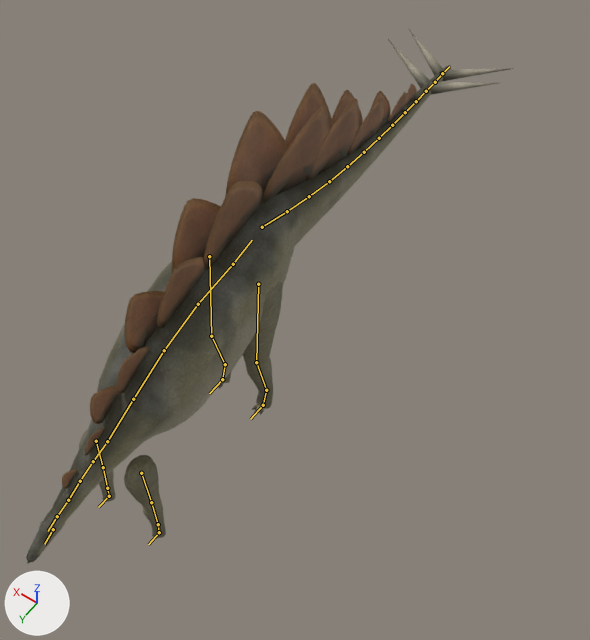
What one commit did to the glTF model assets/models/dinos/stegosaurus.gltf.
Both versions are drawn from a camera (50 mm lens) standing at (-3.29, 3.66, 7.5) and looking at (-0.49, -0.26, 1.35). The axes (+X, +Y, +Z) are drawn at lower left. The lights are the same throughout. The older version comes first. The bones that change, and the others that lie on the model, are drawn over the model as lines.

Objects in the first picture: 'stegosaurus_body', 'stegosaurus_body_eye'.
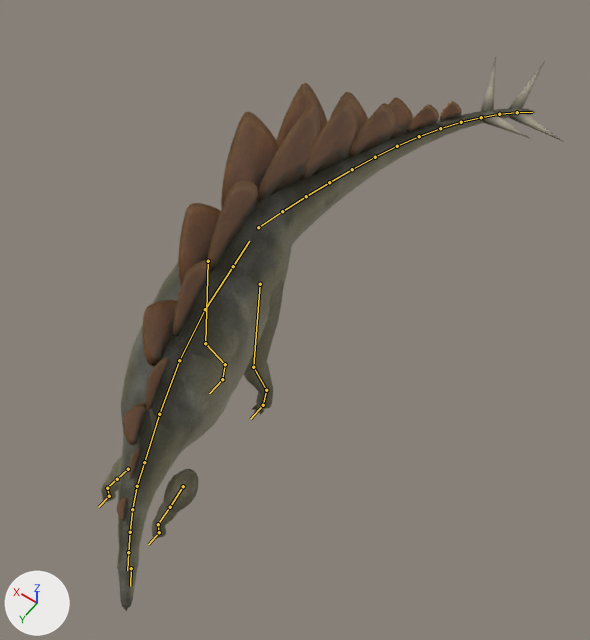
The newer file adds an action. The first version stands in its rest pose; the second is drawn at frame 21 of the action 'batter'.

The change in detail:
Bone 'Hips' (bone_hips) moves from (0.0, 0.0, 0.0) to (0.0, -0.01, -0.03).
Bone 'Hips' (bone_hips) turns from (0, 0, 0) to (0, 0, 5) degrees about its own x, y and z.
Bone 'Spine1' (bone_spine1) turns from (0, 0, 0) to (0, 0, 3) degrees about its own x, y and z.
Bone 'Spine2' (bone_spine2) turns from (0, 0, 0) to (0, 0, 3) degrees about its own x, y and z.
Bone 'Spine3' (bone_spine3) turns from (0, 0, 0) to (0, 0, 3) degrees about its own x, y and z.
Bone 'Spine4' (bone_spine4) turns from (0, 0, 0) to (0, 0, 3) degrees about its own x, y and z.
Bone 'Neck1' (bone_neck1) turns from (0, 0, 0) to (0, 0, 4) degrees about its own x, y and z.
Bone 'Neck2' (bone_neck2) turns from (0, 0, 0) to (0, 0, 4) degrees about its own x, y and z.
Bone 'Neck3' (bone_neck3) turns from (0, 0, 0) to (0, 0, 4) degrees about its own x, y and z.
Bone 'Neck4' (bone_neck4) turns from (0, 0, 0) to (0, 0, 4) degrees about its own x, y and z.
Bone 'UpperArm.L' (bone_upperarm_l) turns from (0, 0, 0) to (1, 0, -29) degrees about its own x, y and z.
Bone 'Hand.L' (bone_hand_l) moves from (0.0, 0.0, 0.0) to (0.0, 0.07, 0.0).
Bone 'Hand.L' (bone_hand_l) turns from (0, 0, 0) to (-1, 0, 23) degrees about its own x, y and z.
Bone 'UpperArm.R' (bone_upperarm_r) turns from (0, 0, 0) to (-9, -2, -28) degrees about its own x, y and z.
Bone 'Hand.R' (bone_hand_r) moves from (0.0, 0.0, 0.0) to (0.0, 0.07, 0.0).
Bone 'Hand.R' (bone_hand_r) turns from (0, 0, 0) to (9, -2, 22) degrees about its own x, y and z.
Bone 'Tail1' (bone_tail1) turns from (0, 0, 0) to (0, 0, -3) degrees about its own x, y and z.
Bone 'Tail2' (bone_tail2) turns from (0, 0, 0) to (0, 0, -4) degrees about its own x, y and z.
Bone 'Tail3' (bone_tail3) turns from (0, 0, 0) to (0, 0, -4) degrees about its own x, y and z.
Bone 'Tail4' (bone_tail4) turns from (0, 0, 0) to (0, 0, -4) degrees about its own x, y and z.
Bone 'Tail5' (bone_tail5) turns from (0, 0, 0) to (0, 0, -5) degrees about its own x, y and z.
Bone 'Tail6' (bone_tail6) turns from (0, 0, 0) to (0, 0, -5) degrees about its own x, y and z.
Bone 'Tail7' (bone_tail7) turns from (0, 0, 0) to (0, 0, -5) degrees about its own x, y and z.
Bone 'Tail8' (bone_tail8) turns from (0, 0, 0) to (0, 0, -6) degrees about its own x, y and z.
Bone 'Tail9' (bone_tail9) turns from (0, 0, 0) to (0, 0, -6) degrees about its own x, y and z.
Bone 'Tail10' (bone_tail10) turns from (0, 0, 0) to (0, 0, -6) degrees about its own x, y and z.
Bone 'Tail11' (bone_tail11) turns from (0, 0, 0) to (0, 0, -7) degrees about its own x, y and z.
Bone 'Tail12' (bone_tail12) turns from (0, 0, 0) to (0, 0, -7) degrees about its own x, y and z.
Bone 'Thigh.L' (bone_thigh_l) turns from (0, 0, 0) to (4, 0, -2) degrees about its own x, y and z.
Bone 'Shin.L' (bone_shin_l) turns from (0, 0, 0) to (-9, 0, 2) degrees about its own x, y and z.
Bone 'Thigh.R' (bone_thigh_r) turns from (0, 0, 0) to (4, 0, -2) degrees about its own x, y and z.
Bone 'Shin.R' (bone_shin_r) turns from (0, 0, 0) to (-12, 0, 3) degrees about its own x, y and z.
Bone 'Foot.R' (bone_foot_r) turns from (0, 0, 0) to (8, 0, -3) degrees about its own x, y and z.

What differs and where, as boxes [x1, y1, x2, y2] in the pictures (590 x 640 px):
'stegosaurus_body', posed: before [26, 29, 514, 564]; after [101, 57, 564, 611]
'stegosaurus_body_eye', posed (not visible afterwards): before [40, 522, 53, 533]
bone 'Hips', root to tip: before (233, 264) to (252, 240); after (233, 266) to (249, 241)
bone 'Spine1', root to tip: before (233, 264) to (198, 304); after (233, 266) to (205, 309)
bone 'Spine2', root to tip: before (198, 304) to (164, 350); after (205, 309) to (179, 360)
bone 'Spine3', root to tip: before (164, 350) to (133, 399); after (179, 360) to (159, 414)
bone 'Spine4', root to tip: before (133, 399) to (107, 441); after (159, 414) to (144, 462)
bone 'Neck1', root to tip: before (107, 441) to (93, 461); after (144, 462) to (137, 486)
bone 'Neck2', root to tip: before (93, 461) to (80, 481); after (137, 486) to (132, 509)
bone 'Neck3', root to tip: before (80, 481) to (68, 500); after (132, 509) to (130, 532)
bone 'Neck4', root to tip: before (68, 500) to (57, 516); after (130, 532) to (128, 552)
bone 'UpperArm.L', root to tip: before (141, 473) to (151, 502); after (183, 486) to (170, 507)
bone 'UpperArm.R', root to tip: before (96, 441) to (103, 467); after (128, 469) to (117, 479)
bone 'Tail1', root to tip: before (262, 227) to (287, 211); after (258, 227) to (282, 211)
bone 'Tail2', root to tip: before (287, 211) to (309, 196); after (282, 211) to (306, 196)
bone 'Tail3', root to tip: before (309, 196) to (329, 181); after (306, 196) to (329, 182)
bone 'Tail4', root to tip: before (329, 181) to (347, 166); after (329, 182) to (352, 169)
bone 'Tail5', root to tip: before (347, 166) to (364, 152); after (352, 169) to (375, 157)
bone 'Tail6', root to tip: before (364, 152) to (379, 138); after (375, 157) to (397, 146)
bone 'Tail7', root to tip: before (379, 138) to (392, 125); after (397, 146) to (419, 136)
bone 'Tail8', root to tip: before (392, 125) to (405, 112); after (419, 136) to (440, 128)
bone 'Tail9', root to tip: before (405, 112) to (416, 101); after (440, 128) to (461, 122)
bone 'Tail10', root to tip: before (416, 101) to (426, 91); after (461, 122) to (481, 117)
bone 'Tail11', root to tip: before (426, 91) to (435, 82); after (481, 117) to (499, 114)
bone 'Tail12', root to tip: before (435, 82) to (442, 73); after (499, 114) to (517, 112)
bone 'Thigh.L', root to tip: before (258, 284) to (256, 362); after (260, 284) to (253, 367)
bone 'Shin.L', root to tip: before (256, 362) to (266, 390); after (253, 367) to (266, 390)
bone 'Thigh.R', root to tip: before (209, 256) to (211, 336); after (208, 261) to (205, 343)
bone 'Shin.R', root to tip: before (211, 336) to (225, 364); after (205, 343) to (225, 364)
